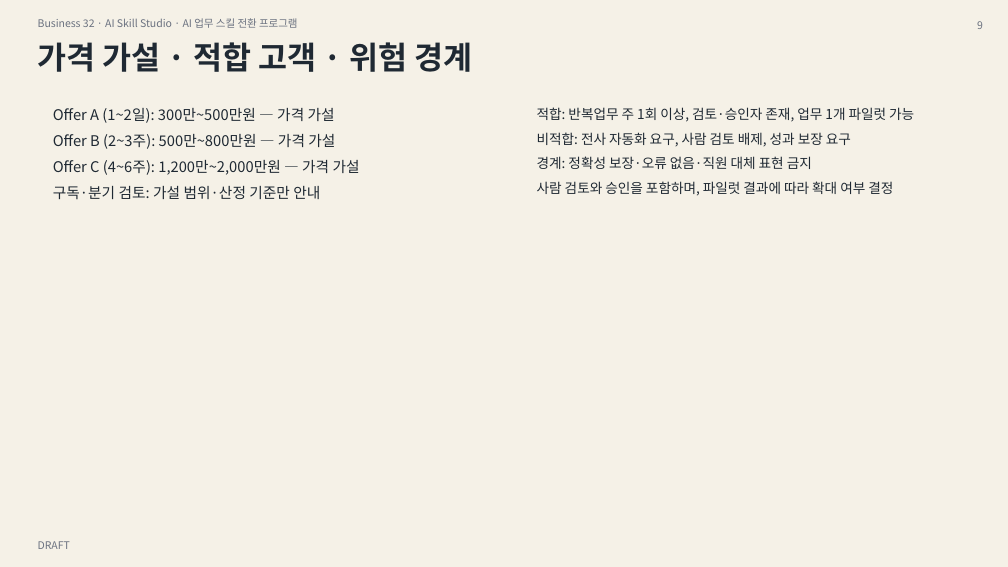
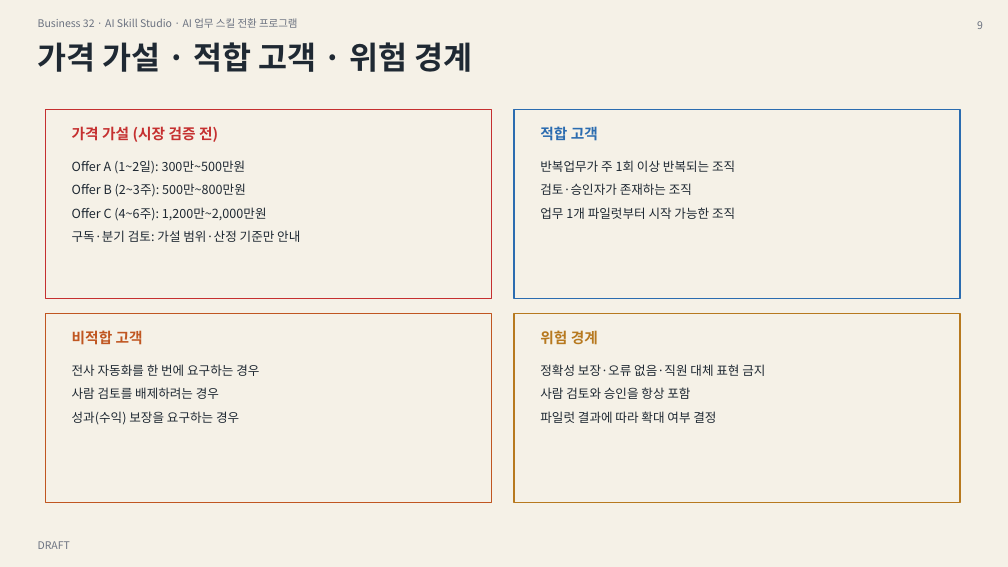
Before and after one commit to skerishKang/ai-revenue-lab, a slide deck: slide 9 of docs/commercial/business-32-ai-skill-studio/customer-package/Business32_Master_Proposal_10p.pptx. Drawn at 1008x567 pixels with LibreOffice and Linux fonts; fonts in the diff are those of the drawing. Boxes give left, top, right and bottom in pixels: in the first picture for what was removed or moved away, otherwise in the second. Text is boxed around its words. In the diff, an @@ line names an element or a change of style, - is before the commit and + after.

```diff
--- a/docs/commercial/business-32-ai-skill-studio/customer-package/Business32_Master_Proposal_10p.pptx
+++ b/docs/commercial/business-32-ai-skill-studio/customer-package/Business32_Master_Proposal_10p.pptx
@@ rectangle added at box(45, 110, 492, 299), fill #F5F1E7, outline #C53030 1.5 pt @@
@@ rectangle added at box(514, 110, 960, 299), fill #F5F1E7, outline #2B6CB0 1.5 pt @@
@@ text added at box(72, 126, 218, 142), 14 pt, text #C53030, bold @@
+가격 가설 (시장 검증 전)
@@ text added at box(540, 126, 598, 141), 14 pt, text #2B6CB0, bold @@
+적합 고객
@@ text "Offer A (1~2일): 300만~500만원": place and size @@
-text "Offer A (1~2일): 300만~500만원" at box(53, 108, 360, 199)
+text "Offer A (1~2일): 300만~500만원" at box(72, 160, 300, 242)
@@ text at box(72, 160, 267, 221): text changed; size 14 to 12 pt @@
-Offer A (1~2일): 300만~500만원 — 가격 가설
-Offer B (2~3주): 500만~800만원 — 가격 가설
-Offer C (4~6주): 1,200만~2,000만원 — 가격 가설
+Offer A (1~2일): 300만~500만원
+Offer B (2~3주): 500만~800만원
+Offer C (4~6주): 1,200만~2,000만원
@@ text added at box(540, 160, 735, 219), 12 pt, text #1F2933 @@
+반복업무가 주 1회 이상 반복되는 조직
+검토·승인자가 존재하는 조직
+업무 1개 파일럿부터 시작 가능한 조직
@@ text at box(72, 230, 300, 242): size 14 to 12 pt in "구독·분기 검토: 가설 범위·산정 기준만 안내" @@
@@ rectangle added at box(45, 314, 492, 503), fill #F5F1E7, outline #C05621 1.5 pt @@
@@ rectangle added at box(514, 314, 960, 503), fill #F5F1E7, outline #B7791F 1.5 pt @@
@@ text added at box(72, 330, 143, 345), 14 pt, text #C05621, bold @@
+비적합 고객
@@ text added at box(540, 330, 598, 345), 14 pt, text #B7791F, bold @@
+위험 경계
@@ text added at box(72, 364, 259, 425), 12 pt, text #1F2933 @@
+전사 자동화를 한 번에 요구하는 경우
+사람 검토를 배제하려는 경우
+성과(수익) 보장을 요구하는 경우
@@ text at box(540, 364, 765, 423): text changed; size 13 to 12 pt @@
-적합: 반복업무 주 1회 이상, 검토·승인자 존재, 업무 1개 파일럿 가능
-비적합: 전사 자동화 요구, 사람 검토 배제, 성과 보장 요구
-경계: 정확성 보장·오류 없음·직원 대체 표현 금지
-사람 검토와 승인을 포함하며, 파일럿 결과에 따라 확대 여부 결정
+정확성 보장·오류 없음·직원 대체 표현 금지
+사람 검토와 승인을 항상 포함
+파일럿 결과에 따라 확대 여부 결정
```
Also in this commit, not shown: 6 other slides changed, 28 other files.
